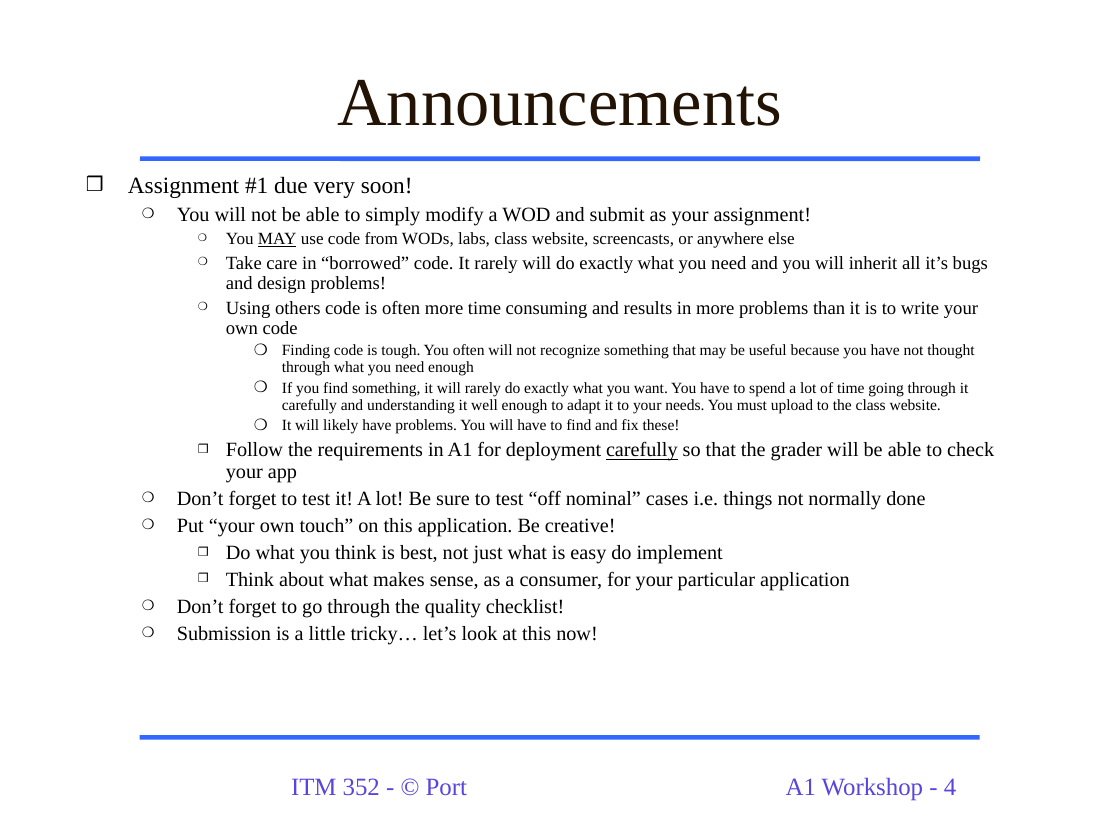
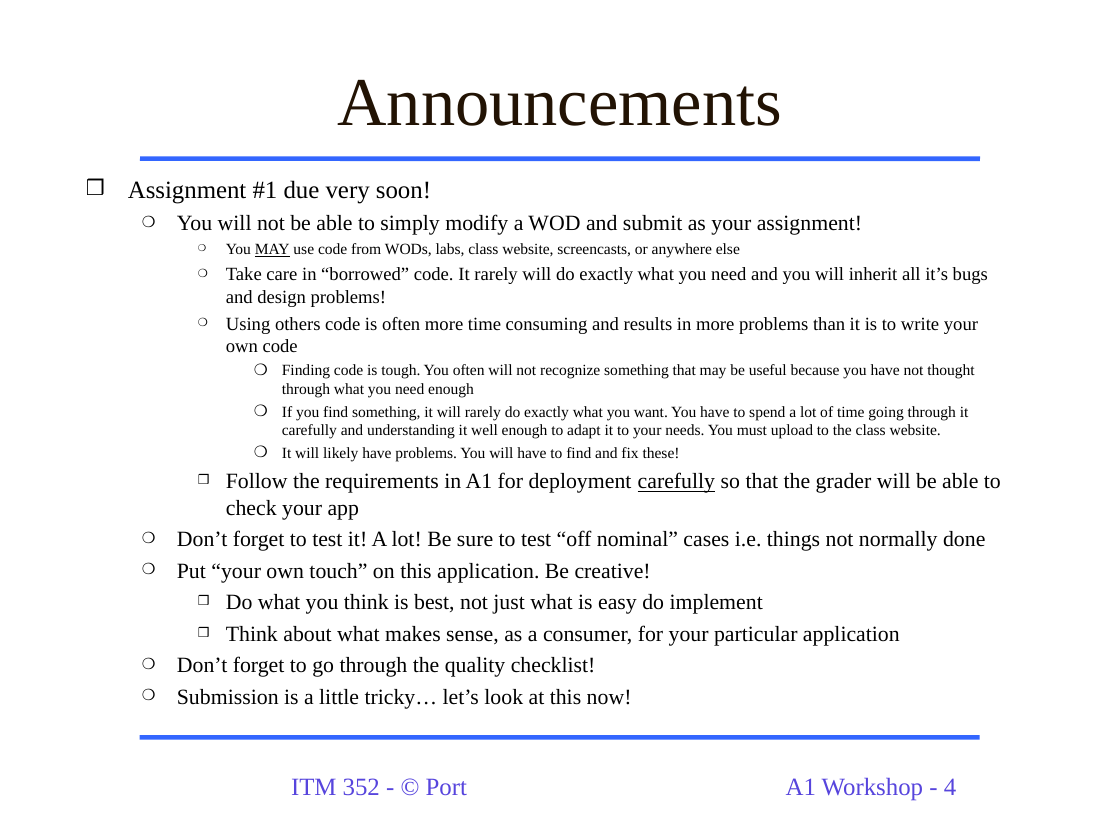
Before and after one commit to dport96/ITM352, a slide deck: slide 4 of morea/130.Assignment1/A1_Workshop_ITM352.ppt. Drawn at 1120x840 pixels with LibreOffice and Linux fonts; fonts in the diff are those of the drawing. Boxes give left, top, right and bottom in pixels: in the first picture for what was removed or moved away, otherwise in the second. Text is boxed around its words. In the diff, an @@ line names an element or a change of style, - is before the commit and + after.

```diff
--- a/morea/130.Assignment1/A1_Workshop_ITM352.ppt
+++ b/morea/130.Assignment1/A1_Workshop_ITM352.ppt
@@ text "Assignment #1 due very soon!" at [128, 180, 1001, 709]: size 15 to 16 pt in "Assignment #1 due very soon!"; size 13 to 14 pt in "You will not be able to simply ...", "Follow the requirements in A1 for deployment ...", "Don’t forget to test it! A lot! ...", "Put “your own touch” on this application. ..." and 4 more places; size 11 to 10 pt in "You MAY use code from WODs, labs, ..."; line spacing 0.9 to 1 @@
```
Also in this commit, not shown: 7 other slides changed, 5 slides added, 2 slides removed, 2 other files.
